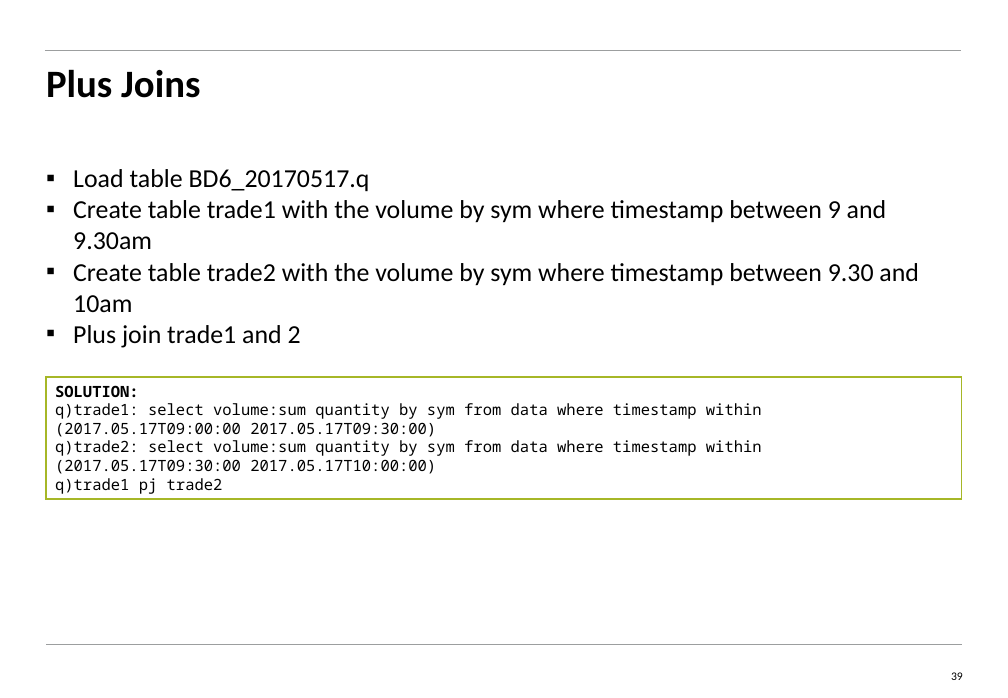
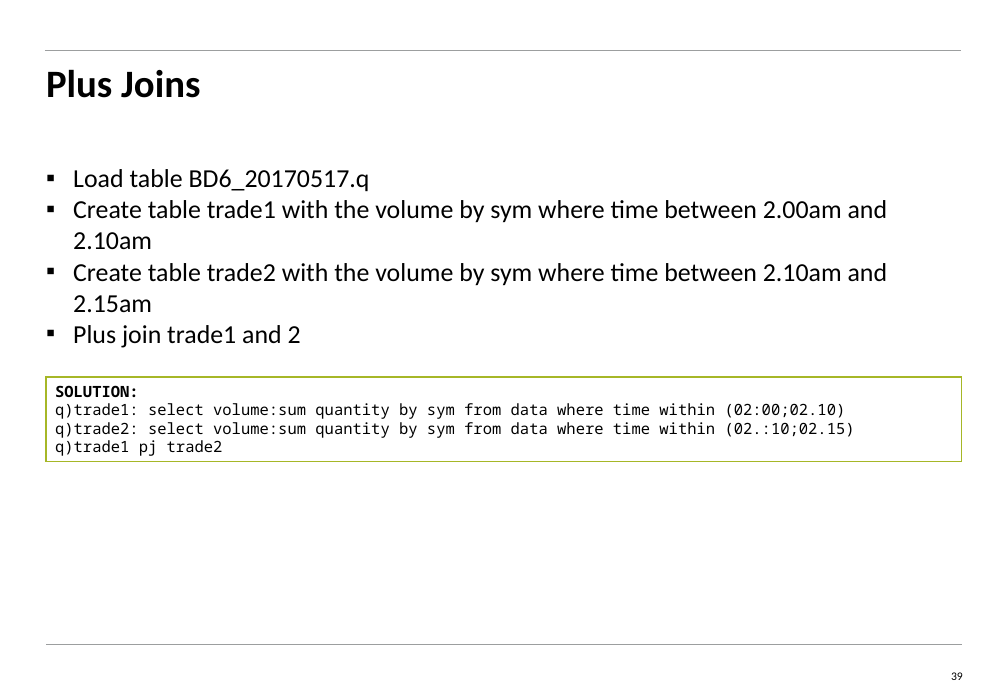
Before and after one commit to kenwjj/Q-ingSpree, a slide deck: slide 39 of kdb_training/KDB_2day_Training_Day2_students-kw.pptx. Drawn at 1008x698 pixels with LibreOffice and Linux fonts; fonts in the diff are those of the drawing. Boxes give left, top, right and bottom in pixels: in the first picture for what was removed or moved away, otherwise in the second. Text is boxed around its words. In the diff, an @@ line names an element or a change of style, - is before the commit and + after.

```diff
--- a/kdb_training/KDB_2day_Training_Day2_students-kw.pptx
+++ b/kdb_training/KDB_2day_Training_Day2_students-kw.pptx
@@ text at (73,200,888,312): text changed @@
-▪ Create table trade1 with the volume by sym where timestamp between 9 and 9.30am
-▪ Create table trade2 with the volume by sym where timestamp between 9.30 and 10am
+▪ Create table trade1 with the volume by sym where time between 2.00am and 2.10am
+▪ Create table trade2 with the volume by sym where time between 2.10am and 2.15am
@@ rectangle "SOLUTION:": place and size @@
-rectangle "SOLUTION:" at (46,377,961,499)
+rectangle "SOLUTION:" at (46,377,961,462)
@@ text in rectangle at (55,403,855,438): text changed @@
-q)trade1: select volume:sum quantity by sym from data where timestamp within (2017.05.17T09:00:00 2017.05.17T09:30:00)
-q)trade2: select volume:sum quantity by sym from data where timestamp within (2017.05.17T09:30:00 2017.05.17T10:00:00)
+q)trade1: select volume:sum quantity by sym from data where time within (02:00;02.10)
+q)trade2: select volume:sum quantity by sym from data where time within (02.:10;02.15)
```
Also in this commit, not shown: 9 other slides changed, 1 slide added, 2 other files.
